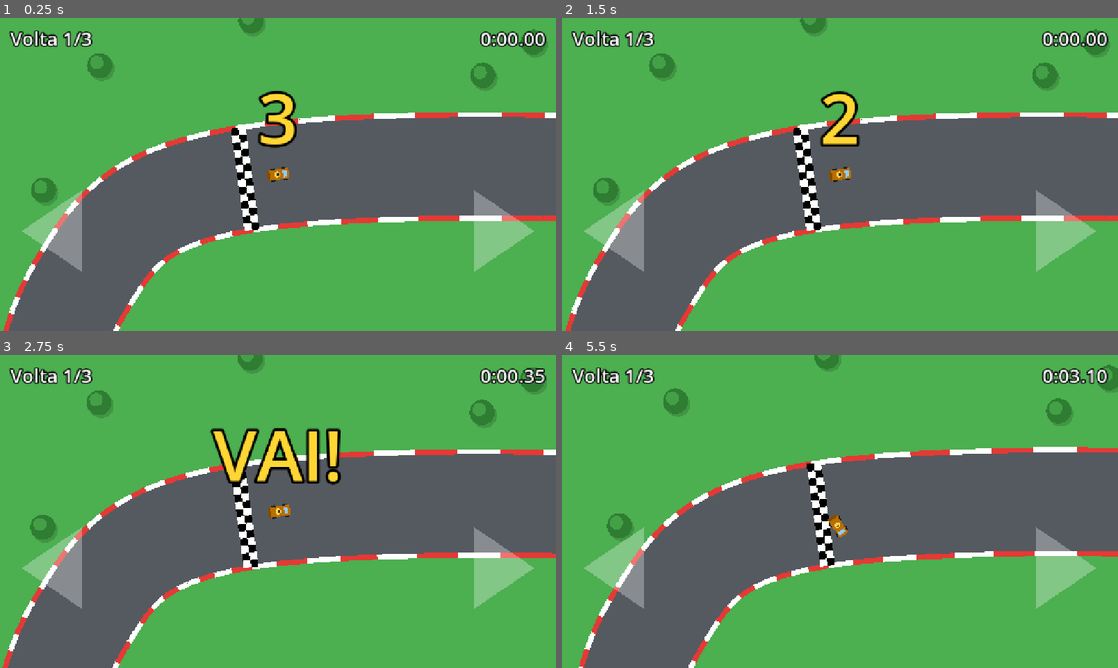
Above: before the commit, frames 1-4 (two rows, left to right).
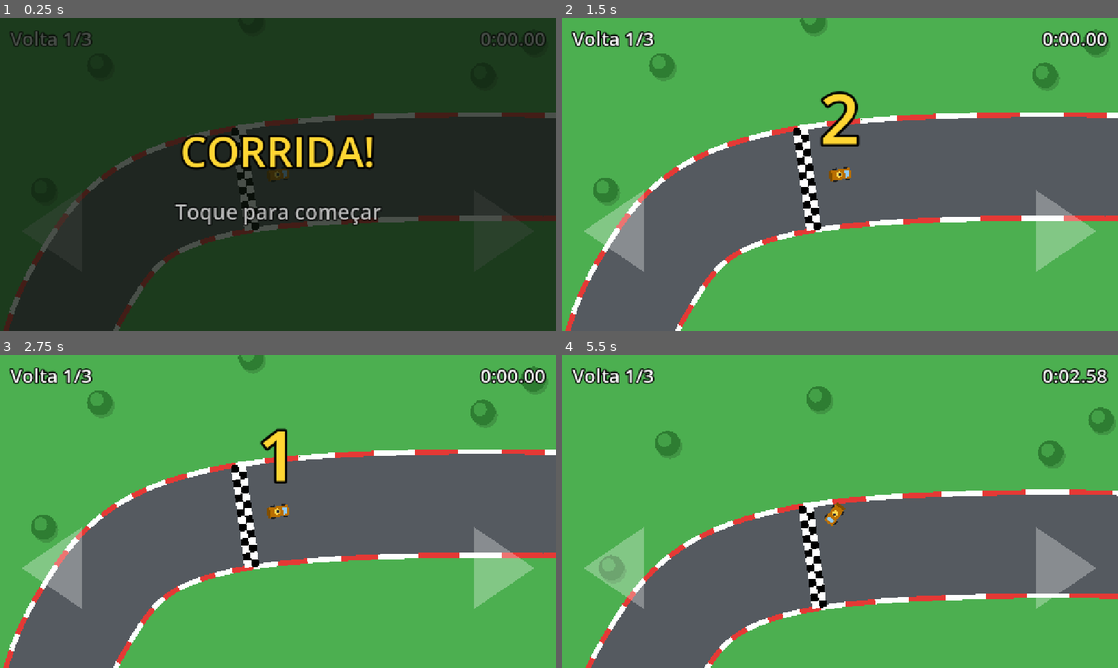
Above: after the commit, the same moments.

Repository: clobato7/jogo-corrida
Game: Godot game, scene res://scenes/main.tscn
Two runs of this game, one before a commit and one after it. Both use one fixed random seed, a clock stepped at 60 frames per second and the inputs below.
Inputs (mouse positions are in pixels of both pictures, inside the frame that each line leads up to):
- Up to frame 1 (0.25 s): no input
- Up to frame 2 (1.5 s): tap Enter at 0.5 s; move the mouse to (962, 158) at 0.52 s; hold D (steer_right) 0.53-1.25 s; click (962, 158) at 0.67 s; tap Space at 1.25 s; drag from (728, 190) to (812, 237) at 1.27 s
- Up to frame 3 (2.75 s): tap Enter at 2 s; move the mouse to (333, 442) at 2.02 s; hold D (steer_right) from 2.03 s (still down); click (333, 442) at 2.17 s
- Up to frame 4 (5.5 s): release D (steer_right) at 2.75 s; drag from (812, 574) to (673, 464) at 2.77 s; move the mouse to (1006, 558) at 3.52 s; hold A (steer_left) 3.53-4.25 s; click (1006, 558) at 3.67 s; drag from (673, 464) to (773, 561) at 4.27 s; move the mouse to (867, 511) at 5.02 s; hold A (steer_left) from 5.03 s (still down); click (867, 511) at 5.17 s

The runs differ from the first frame. In frame 1, 99% of the frame differs, in the area x 0-100%, y 0-100%; in frame 2, nothing differs; in frame 3, 3.4%; in frame 4, 28%.

Commit message:
Tela inicial 'Toque para começar' (libera o som no navegador)
Co-Authored-By: Claude Opus 5.5 <noreply@anthropic.com>
Claude-Session: https://claude.ai/code/session_01SfKqRhB9szQNfyRjXvGQXN

Diff:
--- a/scenes/hud.tscn
+++ b/scenes/hud.tscn
@@ -107,3 +107,41 @@
 layout_mode = 2
 theme_override_font_sizes/font_size = 40
 text = "Correr de novo"
+
+[node name="StartScreen" type="ColorRect" parent="."]
+anchors_preset = 15
+anchor_right = 1.0
+anchor_bottom = 1.0
+grow_horizontal = 2
+grow_vertical = 2
+layout_mode = 3
+mouse_filter = 2
+color = Color(0.05, 0.08, 0.05, 0.75)
+
+[node name="Box" type="VBoxContainer" parent="StartScreen"]
+layout_mode = 1
+anchors_preset = 15
+anchor_right = 1.0
+anchor_bottom = 1.0
+grow_horizontal = 2
+grow_vertical = 2
+mouse_filter = 2
+alignment = 1
+theme_override_constants/separation = 40
+
+[node name="TitleLabel" type="Label" parent="StartScreen/Box"]
+layout_mode = 2
+theme_override_colors/font_color = Color(1, 0.84, 0.2, 1)
+theme_override_colors/font_outline_color = Color(0, 0, 0, 1)
+theme_override_constants/outline_size = 20
+theme_override_font_sizes/font_size = 96
+text = "CORRIDA!"
+horizontal_alignment = 1
+
+[node name="TapLabel" type="Label" parent="StartScreen/Box"]
+layout_mode = 2
+theme_override_colors/font_outline_color = Color(0, 0, 0, 1)
+theme_override_constants/outline_size = 12
+theme_override_font_sizes/font_size = 48
+text = "Toque para começar"
+horizontal_alignment = 1
--- a/scripts/hud.gd
+++ b/scripts/hud.gd
@@ -3,6 +3,7 @@
 ## Toque na metade esquerda da tela = virar à esquerda; metade direita = virar à direita.
 
 signal restart_requested
+signal start_pressed
 
 @onready var lap_label: Label = $LapLabel
 @onready var time_label: Label = $TimeLabel
@@ -10,15 +11,20 @@
 @onready var victory_panel: Control = $VictoryPanel
 @onready var result_label: Label = $VictoryPanel/Box/ResultLabel
 @onready var restart_button: Button = $VictoryPanel/Box/RestartButton
+@onready var start_screen: Control = $StartScreen
+@onready var tap_label: Label = $StartScreen/Box/TapLabel
 
 var _touches := {}   # índice do dedo -> -1 (esquerda) ou 1 (direita)
 var _left_on := false
 var _right_on := false
+var _blink_tween: Tween
+var _ignore_presses_until := 0  # evita que o toque de início também vire o carro
 
 
 func _ready() -> void:
 	victory_panel.hide()
 	countdown_label.hide()
+	start_screen.hide()
 	restart_button.pressed.connect(func(): restart_requested.emit())
 
 
@@ -28,6 +34,19 @@
 
 func set_time(seconds: float) -> void:
 	time_label.text = format_time(seconds)
+
+
+## Mostra a tela inicial e espera um toque (ou clique/tecla).
+## O navegador só libera o som depois de uma interação, por isso esse toque é obrigatório.
+func wait_for_start() -> void:
+	start_screen.show()
+	_blink_tween = create_tween().set_loops()
+	_blink_tween.tween_property(tap_label, "modulate:a", 0.3, 0.6)
+	_blink_tween.tween_property(tap_label, "modulate:a", 1.0, 0.6)
+	await start_pressed
+	_blink_tween.kill()
+	start_screen.hide()
+	_ignore_presses_until = Time.get_ticks_msec() + 300
 
 
 func play_countdown() -> void:
@@ -53,9 +72,17 @@
 
 
 func _input(event: InputEvent) -> void:
+	if start_screen.visible:
+		var tapped: bool = (event is InputEventScreenTouch or event is InputEventMouseButton or event is InputEventKey) and event.pressed
+		if tapped:
+			get_viewport().set_input_as_handled()
+			start_pressed.emit()
+		return
 	if victory_panel.visible:
 		return
 	if event is InputEventScreenTouch:
+		if event.pressed and Time.get_ticks_msec() < _ignore_presses_until:
+			return
 		if event.pressed:
 			_touches[event.index] = _side(event.position)
 		else:
--- a/scripts/main.gd
+++ b/scripts/main.gd
@@ -12,6 +12,9 @@
 var race_time := 0.0
 var racing := false
 
+## Só mostra a tela inicial na primeira corrida. "static" mantém o valor ao recarregar a cena.
+static var _first_race := true
+
 
 func _ready() -> void:
 	track.checkpoint_passed.connect(_on_checkpoint_passed)
@@ -24,6 +27,9 @@
 
 	hud.set_lap(1, total_laps)
 	hud.set_time(0.0)
+	if _first_race:
+		_first_race = false
+		await hud.wait_for_start()
 	await hud.play_countdown()
 	racing = true
 	car.can_drive = true
